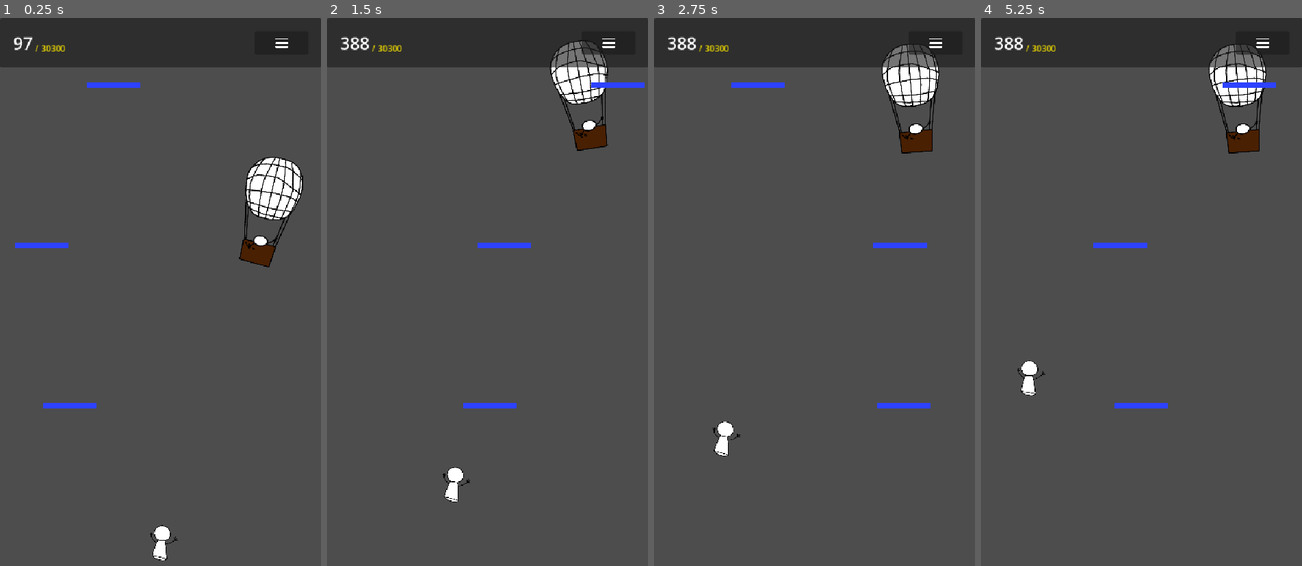
Above: before the commit, frames 1-4 (left to right).
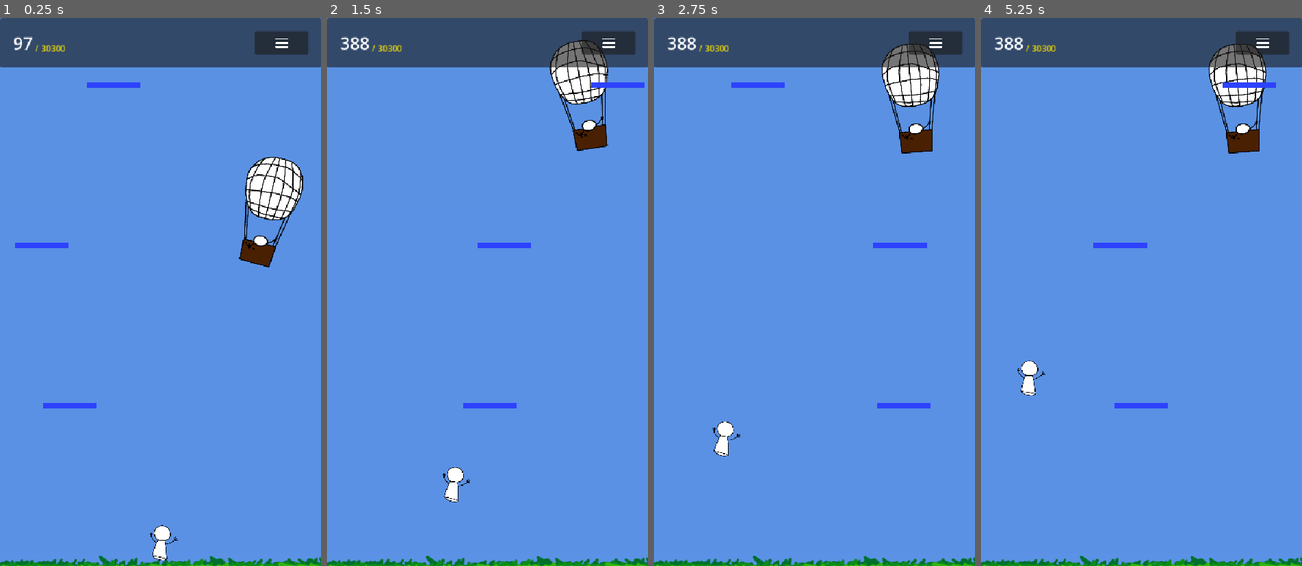
Above: after the commit, the same moments.

Repository: imLymei/mothers-day-game
Game: Godot game, scene res://Scenes/World/World.tscn
Two runs of this game, one before a commit and one after it. Both use one fixed random seed, a clock stepped at 60 frames per second and the inputs below.
Inputs (mouse positions are in pixels of both pictures, inside the frame that each line leads up to):
- Up to frame 1 (0.25 s): no input
- Up to frame 2 (1.5 s): move the mouse to (558, 264) at 0.52 s; click (558, 264) at 0.67 s; drag from (423, 319) to (471, 401) at 1.27 s
- Up to frame 3 (2.75 s): move the mouse to (846, 171) at 2.02 s; click (846, 171) at 2.17 s
- Up to frame 4 (5.25 s): drag from (1125, 401) to (1045, 209) at 2.77 s; move the mouse to (1237, 374) at 3.52 s; click (1237, 374) at 3.67 s; drag from (1045, 209) to (1093, 155) at 4.27 s; move the mouse to (1157, 292) at 5.02 s; click (1157, 292) at 5.17 s

The runs differ from the first frame. In frame 1, 96% of the frame differs, in the area x 0-100%, y 0-100%; in frame 2, 96%; in frame 3, 96%; in frame 4, 97%.

Commit message:
feat: add sky background

Diff:
--- a/Scenes/Platform/GoalPlatform/GoalPlatform.tscn
+++ b/Scenes/Platform/GoalPlatform/GoalPlatform.tscn
@@ -2,7 +2,7 @@
 
 [ext_resource type="PackedScene" uid="uid://be031itnglunt" path="res://Scenes/Platform/StaticPlatform/StaticPlatform.tscn" id="1_lwemb"]
 [ext_resource type="Script" uid="uid://bqepujtt4044d" path="res://Scenes/Platform/GoalPlatform/GoalPlatform.gd" id="1_no5ak"]
-[ext_resource type="Texture2D" uid="uid://d4l61rcs1835h" path="res://Resources/confetti.png" id="3_jqfcs"]
+[ext_resource type="Texture2D" uid="uid://d4l61rcs1835h" path="res://Resources/Particles/confetti.png" id="3_jqfcs"]
 
 [sub_resource type="RectangleShape2D" id="RectangleShape2D_no5ak"]
 
--- a/Scenes/World/World.tscn
+++ b/Scenes/World/World.tscn
@@ -8,7 +8,9 @@
 [ext_resource type="Theme" uid="uid://bxy7t0fosymcb" path="res://Resources/Style/ButtonStyle.tres" id="6_hveh7"]
 [ext_resource type="PackedScene" uid="uid://dolm4pb67jlub" path="res://Scenes/Platform/WeakPlatform/WeakPlatform.tscn" id="7_87yka"]
 [ext_resource type="PackedScene" uid="uid://0irr402fx0op" path="res://Scenes/Child/Child.tscn" id="7_kjd5s"]
-[ext_resource type="Texture2D" uid="uid://wnrfds27xl45" path="res://Resources/MenuIcon.png" id="8_p7pgw"]
+[ext_resource type="Texture2D" uid="uid://dee77xsmlwsbc" path="res://Resources/GrassFloor.png" id="7_kuxid"]
+[ext_resource type="Texture2D" uid="uid://wnrfds27xl45" path="res://Resources/Icons/MenuIcon.png" id="8_p7pgw"]
+[ext_resource type="Texture2D" uid="uid://bbrdnedn611et" path="res://Resources/SkyBackground.png" id="11_ng1ea"]
 
 [sub_resource type="RectangleShape2D" id="RectangleShape2D_0nbjp"]
 size = Vector2(612, 20)
@@ -19,6 +21,12 @@
 moving_platform_scene = ExtResource("4_5jr8x")
 weak_platform_scene = ExtResource("7_87yka")
 goal_platform_scene = ExtResource("4_27jhl")
+metadata/_edit_vertical_guides_ = [1685.0]
+
+[node name="SkyBackground" type="Sprite2D" parent="."]
+scale = Vector2(1, 5)
+texture = ExtResource("11_ng1ea")
+offset = Vector2(0, -5120)
 
 [node name="Player" parent="." instance=ExtResource("1_0nbjp")]
 unique_name_in_owner = true
@@ -29,6 +37,10 @@
 [node name="CollisionShape2D" type="CollisionShape2D" parent="Floor"]
 shape = SubResource("RectangleShape2D_0nbjp")
 debug_color = Color(0.986535, 0, 0.322584, 0.42)
+
+[node name="GrassFloor" type="Sprite2D" parent="Floor"]
+texture = ExtResource("7_kuxid")
+offset = Vector2(0, -100)
 
 [node name="Child" parent="." instance=ExtResource("7_kjd5s")]
 unique_name_in_owner = true
--- a/project.godot
+++ b/project.godot
@@ -14,7 +14,7 @@
 run/main_scene="uid://2br3kn32w0pd"
 config/features=PackedStringArray("4.4", "GL Compatibility")
 boot_splash/bg_color=Color(0, 0, 0, 1)
-config/icon="res://Resources/icon.svg"
+config/icon="res://Resources/Icons/icon.svg"
 
 [display]
 
Binary file added: Resources/GrassFloor.png
Not shown, added: Resources/GrassFloor.png.import
Renamed: Resources/MenuIcon.png -> Resources/Icons/MenuIcon.png
Not shown, changed: Resources/Icons/MenuIcon.png.import
Renamed: Resources/icon.svg -> Resources/Icons/icon.svg
Not shown, changed: Resources/Icons/icon.svg.import
Renamed: Resources/confetti.png -> Resources/Particles/confetti.png
Not shown, added: Resources/Particles/confetti.png.import
Binary file added: Resources/SkyBackground.png
Not shown, changed: Resources/SkyBackground.png.import
Not shown: 1 places in Scenes/World/World.tscn that only renumber resources
